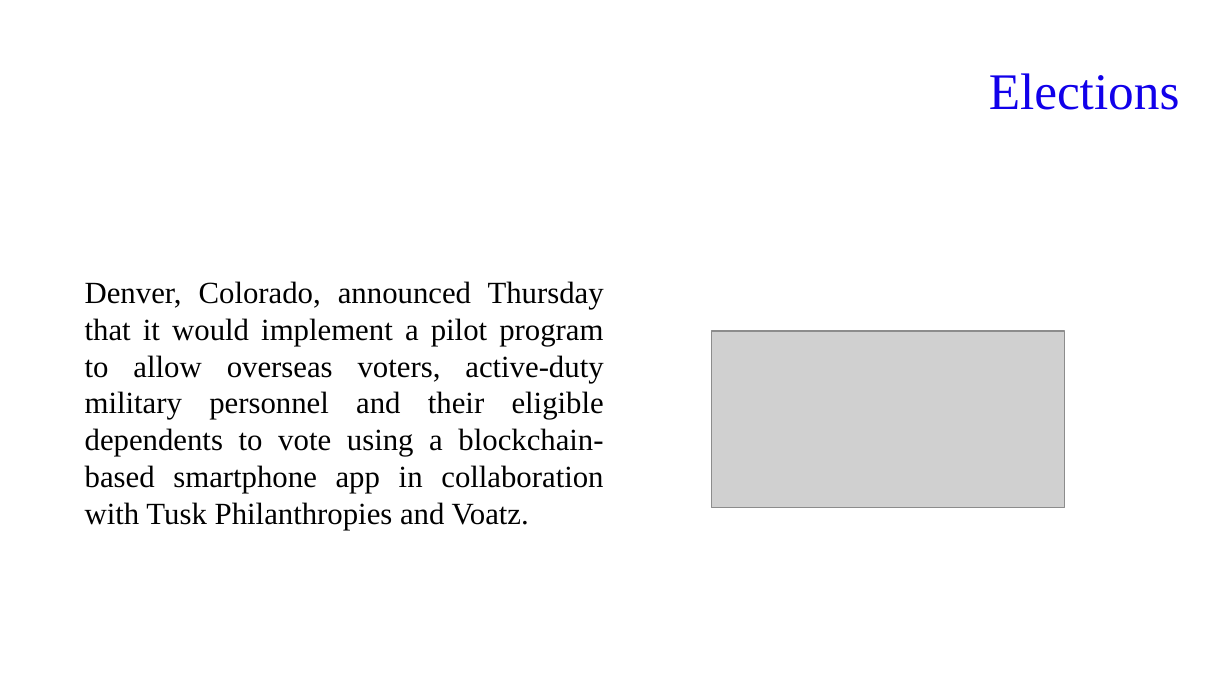
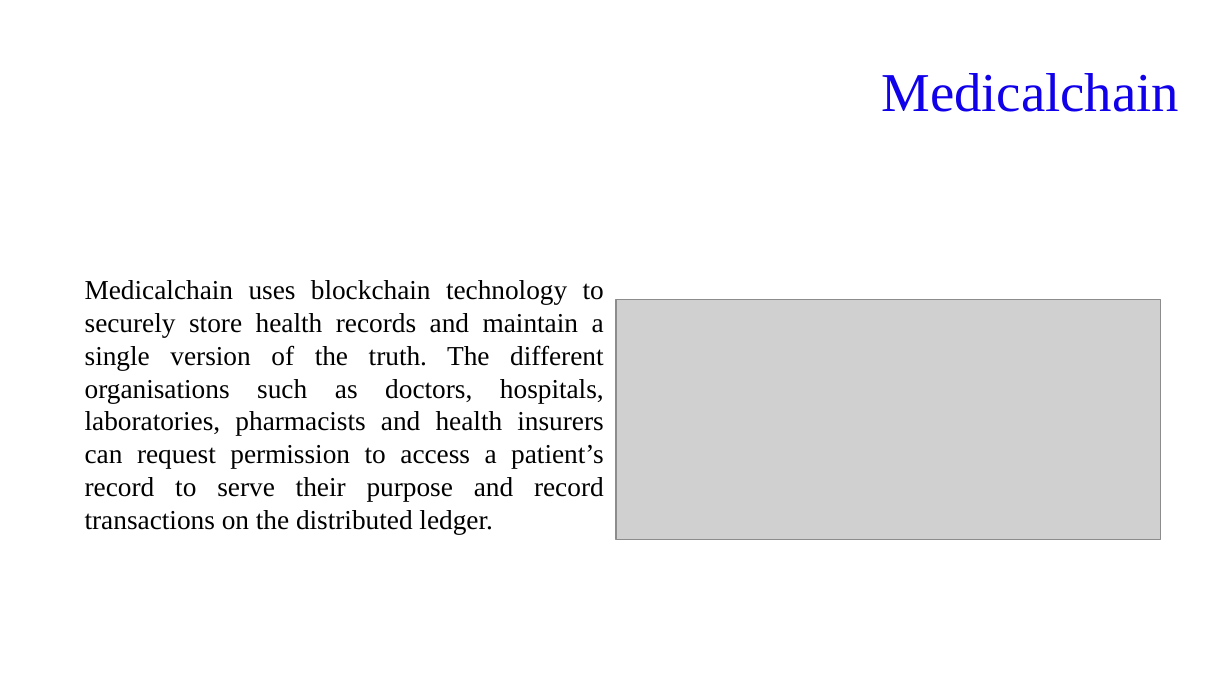
Before and after one commit to FIVIL/KtuPresentation, a slide deck: slide 16 of Blockchain 101.pptx. Drawn at 1232x693 pixels with LibreOffice and Linux fonts; fonts in the diff are those of the drawing; grey boxes stand for pictures; background and template pictures are left out. Boxes give left, top, right and bottom in pixels: in the first picture for what was removed or moved away, otherwise in the second. Text is boxed around its words. In the diff, an @@ line names an element or a change of style, - is before the commit and + after.

Commit message:
medchain

```diff
--- a/Blockchain 101.pptx
+++ b/Blockchain 101.pptx
@@ title at <box>881,73,1179,112</box>: text changed; size 30 to 32 pt @@
-Elections
+Medicalchain
@@ text at <box>85,280,604,534</box>: text changed; size 18 to 16 pt @@
-Denver, Colorado, announced Thursday that it would implement a pilot program to allow overseas voters, active-duty military personnel and their eligible dependents to vote using a blockchain-based smartphone app in collaboration with Tusk Philanthropies and Voatz.
+Medicalchain uses blockchain technology to securely store health records and maintain a single version of the truth. The different organisations such as doctors, hospitals, laboratories, pharmacists and health insurers can request permission to access a patient’s record to serve their purpose and record transactions on the distributed ledger.
@@ picture added at <box>616,299,1161,538</box> @@
@@ picture removed at <box>712,331,1066,508</box> @@
```
